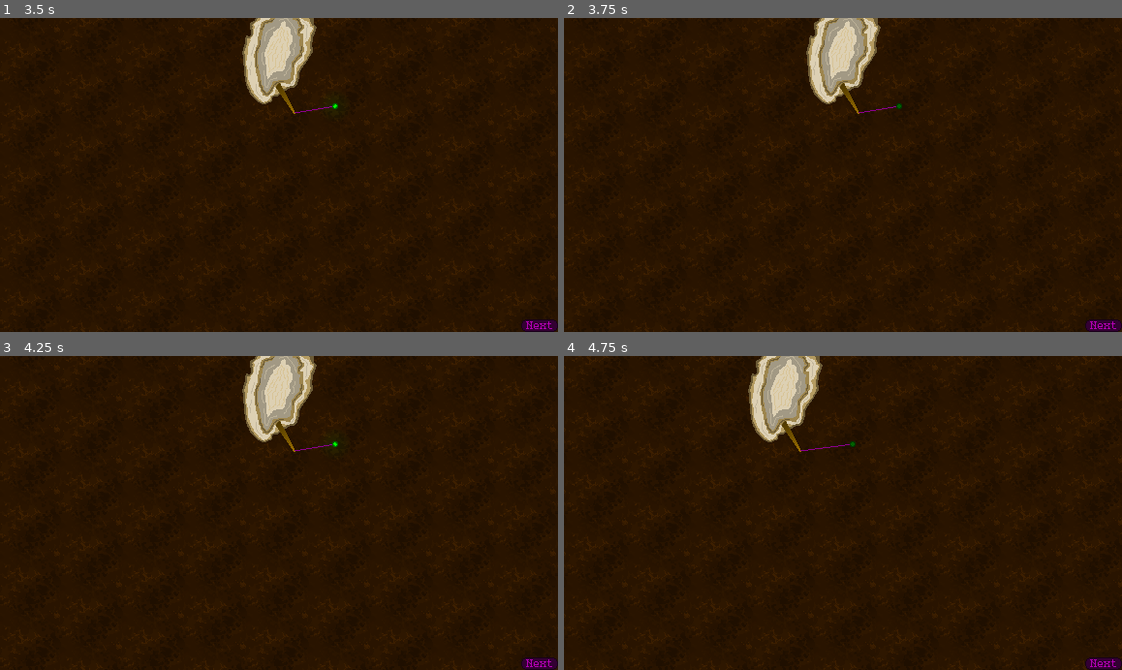
Above: before the commit, frames 1-4 (two rows, left to right).
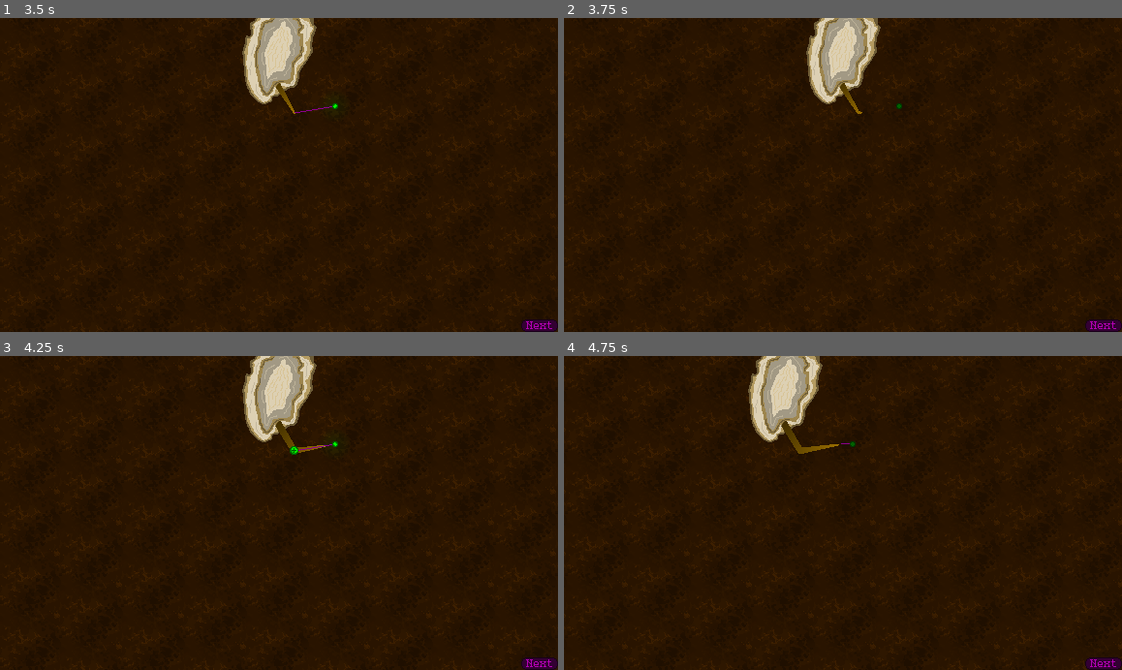
Above: after the commit, the same moments.

Repository: dragonryan06/trellis
Game: Godot game, scene res://test_world.tscn
The game is run twice, just before and just after one commit, with the same random seed, the same clock (stepped at 60 frames per second) and the same inputs.
Inputs (mouse positions are in pixels of both pictures, inside the frame that each line leads up to):
- Up to frame 1 (3.5 s): click "Next" at 0.5 s; click "Next" at 1.25 s; click "Next" at 2 s; tap Enter at 2.75 s; drag from (295, 112) to (334, 105) at 2.77 s
- Up to frame 2 (3.75 s): tap Space at 3.5 s; drag from (731, 190) to (898, 105) at 3.52 s
- Up to frame 3 (4.25 s): no input
- Up to frame 4 (4.75 s): tap Enter at 4.25 s; move the mouse to (898, 443) at 4.27 s; hold Right (camera_pan_right) from 4.28 s (still down); click (898, 443) at 4.42 s

Frame 1 is identical in both runs. In frame 2, less than 0.1% of the frame differs, in the area x 49-60%, y 20-31%; in frame 3, 0.1%; in frame 4, 0.2%, in the area x 38-52%, y 20-32%.
Error before the commit: Parse Error: Preload file "res://growing/branch_handle.tscn" does not exist. (res://growing/root.gd:5)

Commit message:
Extract out root logic to base class

Diff:
--- /dev/null
+++ b/growing/growable_line_base.gd
@@ -0,0 +1,24 @@
+class_name GrowableLineBase
+extends Line2D
+
+var endpoint_position: Vector2:
+	get:
+		return points[-1]
+	set(value):
+		points[-1] = value
+
+func grow_to(location: Vector2) -> void:
+	assert(is_inside_tree(), "Must be inside tree!")
+	add_point(endpoint_position)
+	var grow_tween = get_tree().create_tween().set_trans(Tween.TRANS_SINE)
+	grow_tween.tween_property(self, "endpoint_position", location, 1.0)
+	grow_tween.tween_property(self, "width", width + 0.5, 1.0)
+	$GrowthHandle.position = location
+
+func _ready() -> void:
+	GameState.next_turn.connect(_on_next_turn)
+
+func _on_next_turn() -> void:
+	if ($GrowthHandle.was_moved):
+		grow_to($GrowthHandle.position)
+		$GrowthHandle.was_moved = false
--- a/growing/root.gd
+++ b/growing/root.gd
@@ -1,30 +1,11 @@
 class_name Root
-extends Line2D
+extends GrowableLineBase
 
 @onready
-var BranchHandleScene = preload("res://growing/branch_handle.tscn")
-
-var root_tip_position: Vector2:
-	get:
-		return points[-1]
-	set(value):
-		points[-1] = value
-
-func grow_to(location: Vector2) -> void:
-	assert(is_inside_tree(), "Must be inside tree!")
-	add_point(root_tip_position)
-	var grow_tween = get_tree().create_tween().set_trans(Tween.TRANS_SINE)
-	grow_tween.tween_property(self, "root_tip_position", location, 1.0)
-	grow_tween.tween_property(self, "width", width + 0.5, 1.0)
-	$GrowthHandle.position = location
-
-func _ready() -> void:
-	GameState.next_turn.connect(_on_next_turn)
+var BranchHandleScene = preload("res://growing/ui/branch_handle.tscn")
 
 func _on_next_turn() -> void:
-	if ($GrowthHandle.was_moved):
-		grow_to($GrowthHandle.position)
-		$GrowthHandle.was_moved = false
+	super._on_next_turn()
 
 	for child in get_children():
 		if (!(child is BranchHandle and child.was_moved)):
--- a/test_world.tscn
+++ b/test_world.tscn
@@ -98,7 +98,7 @@
 position = Vector2(0, 128)
 script = ExtResource("3_dsnr4")
 
-[node name="RootSystem" parent="." unique_id=435886559 instance=ExtResource("3_1lwx6")]
+[node name="PlayerCore" parent="." unique_id=435886559 instance=ExtResource("3_1lwx6")]
 
 [node name="Vignette" type="Sprite2D" parent="." unique_id=899710562]
 material = SubResource("ShaderMaterial_ivea3")
Not shown, added: growing/growable_line_base.gd.uid
